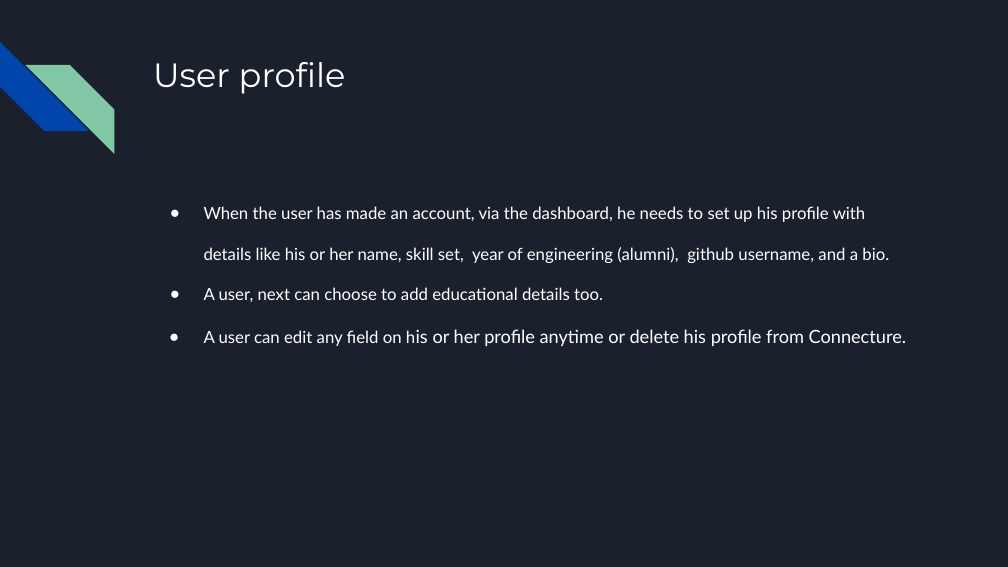
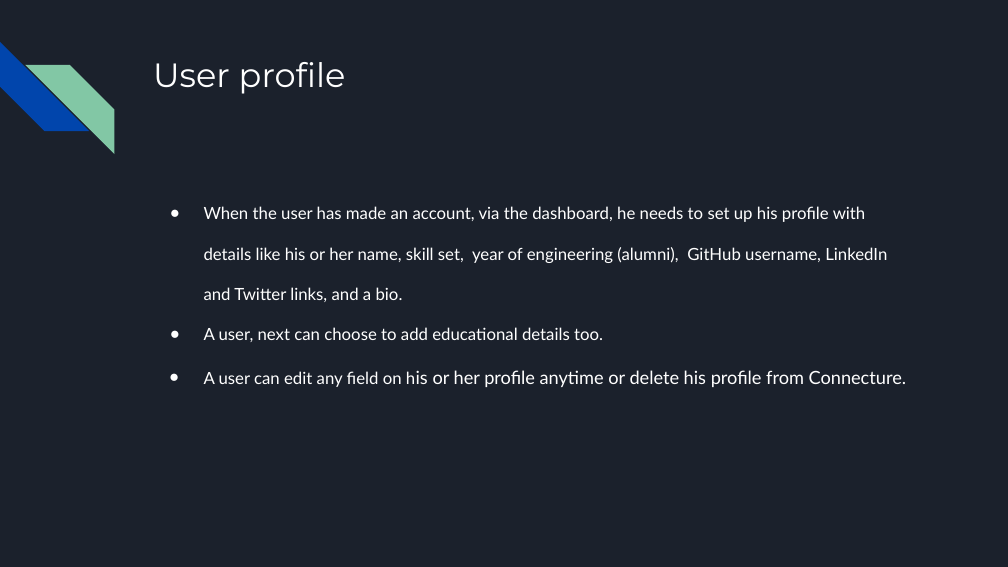
Before and after one commit to riddhi-narkar/connecture, a slide deck: slide 7 of docs/Copy of Mini Project 1-2.pptx. Drawn at 1008x567 pixels with LibreOffice and Linux fonts; fonts in the diff are those of the drawing. Boxes give left, top, right and bottom in pixels: in the first picture for what was removed or moved away, otherwise in the second. Text is boxed around its words. In the diff, an @@ line names an element or a change of style, - is before the commit and + after.

Commit message:
updated the ppt

```diff
--- a/docs/Copy of Mini Project 1-2.pptx
+++ b/docs/Copy of Mini Project 1-2.pptx
@@ text at box(204, 206, 887, 302): text changed @@
-● When the user has made an account, via the dashboard, he needs to set up his profile with details like his or her name, skill set, year of engineering (alumni), github username, and a bio.
+● When the user has made an account, via the dashboard, he needs to set up his profile with details like his or her name, skill set, year of engineering (alumni), GitHub username, LinkedIn and Twitter links, and a bio.
```
Also in this commit, not shown: 2 other files.
